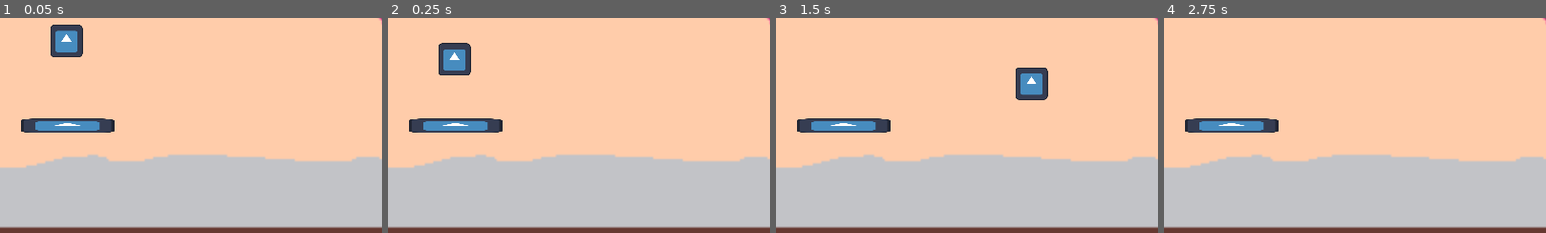
Above: before the commit, frames 1-4 (left to right).
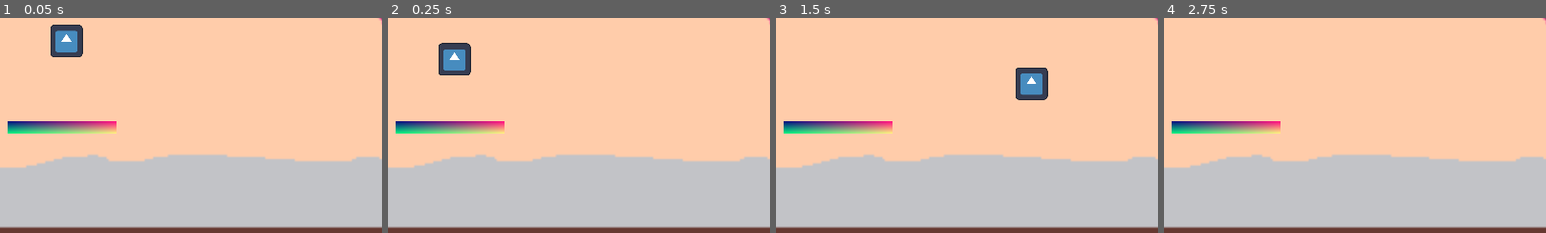
Above: after the commit, the same moments.

Repository: razzius/oxygen-farm
Game: Godot game, scene res://main.tscn
The game is run twice, just before and just after one commit, with the same random seed, the same clock (stepped at 60 frames per second) and the same inputs. The engine's default icon, where the game draws it, is replaced by a stand-in: a white triangle on a blue panel in a dark square.
Inputs:
- Up to frame 1 (0.05 s): no input
- Up to frame 2 (0.25 s): no input
- Up to frame 3 (1.5 s): hold Shift (shift) 0.53-1.28 s; hold D (right) from 0.53 s (still down); tap W (up) at 0.77 s; tap Shift (shift) at 1.35 s
- Up to frame 4 (2.75 s): tap W (up) at 1.52 s; release D (right) at 2.03 s; hold Left (left) from 2.03 s (still down); hold Shift (shift) from 2.03 s (still down)
The pictures show only the part of the screen within x 38-88%, y 44-94%; the shares and areas given below are measured in that part.

The runs differ from the first frame. In frame 1, 2.0% of the frame differs, in the area x 2-31%, y 46-54%; in frame 2, 2.0%; in frame 3, 2.0%; in frame 4, 2.0%.

Commit message:
Sick nasty SHADER platform

Diff:
--- a/main.tscn
+++ b/main.tscn
@@ -1,30 +1,49 @@
-[gd_scene load_steps=5 format=3 uid="uid://bdy3tagav4qmb"]
+[gd_scene load_steps=11 format=3 uid="uid://bdy3tagav4qmb"]
 
 [ext_resource type="PackedScene" uid="uid://ba0hqbqmx7rha" path="res://player.tscn" id="1_pwm58"]
-[ext_resource type="Texture2D" uid="uid://cae5003q3i5iy" path="res://icon.svg" id="2_johkk"]
+[ext_resource type="Shader" path="res://razzishader.gdshader" id="2_gyp2u"]
+[ext_resource type="Texture2D" uid="uid://cae5003q3i5iy" path="res://icon.svg" id="3_4ldu5"]
 [ext_resource type="Texture2D" uid="uid://ll0agfil831v" path="res://art/mockup.png" id="3_ce1ep"]
+
+[sub_resource type="ShaderMaterial" id="ShaderMaterial_uew2f"]
+shader = ExtResource("2_gyp2u")
+
+[sub_resource type="ShaderMaterial" id="ShaderMaterial_0nsgx"]
+shader = ExtResource("2_gyp2u")
+
+[sub_resource type="ShaderMaterial" id="ShaderMaterial_rhgpg"]
 
 [sub_resource type="RectangleShape2D" id="RectangleShape2D_p8x5v"]
 size = Vector2(164, 20)
 
+[sub_resource type="ShaderMaterial" id="ShaderMaterial_8jrpg"]
+shader = ExtResource("2_gyp2u")
+
+[sub_resource type="ShaderMaterial" id="ShaderMaterial_5ea2y"]
+
 [node name="Main" type="Node2D"]
+material = SubResource("ShaderMaterial_uew2f")
 
 [node name="Player" parent="." instance=ExtResource("1_pwm58")]
 position = Vector2(537, 319)
 
 [node name="StaticBody2D" type="StaticBody2D" parent="."]
-
-[node name="Icon" type="Sprite2D" parent="StaticBody2D"]
-position = Vector2(539.5, 447.5)
-scale = Vector2(1.10156, 0.164062)
-texture = ExtResource("2_johkk")
+material = SubResource("ShaderMaterial_0nsgx")
 
 [node name="CollisionShape2D" type="CollisionShape2D" parent="StaticBody2D"]
+material = SubResource("ShaderMaterial_rhgpg")
 position = Vector2(531, 450)
 shape = SubResource("RectangleShape2D_p8x5v")
 
+[node name="Sprite2D" type="Sprite2D" parent="StaticBody2D"]
+material = SubResource("ShaderMaterial_8jrpg")
+position = Vector2(531, 450)
+scale = Vector2(1.28125, 0.15625)
+texture = ExtResource("3_4ldu5")
+
 [node name="Sprite2D" type="Sprite2D" parent="."]
 z_index = -1
+material = SubResource("ShaderMaterial_5ea2y")
 position = Vector2(573, 327)
 scale = Vector2(3.18889, 3.22)
 texture = ExtResource("3_ce1ep")
--- /dev/null
+++ b/razzishader.gdshader
@@ -0,0 +1,16 @@
+shader_type canvas_item;
+
+void vertex() {
+	// Called for every vertex the material is visible on.
+}
+
+void fragment() {
+	//COLOR = vec4(0.4, 0.6, 0.9, 1.0);
+	COLOR = vec4(UV, 0.5, 1.0);
+// Called for every pixel the material is visible on.
+}
+
+//void light() {
+	// Called for every pixel for every light affecting the material.
+	// Uncomment to replace the default light processing function with this one.
+//}
--- /dev/null
+++ b/razzivisualshader.tres
@@ -0,0 +1,32 @@
+[gd_resource type="VisualShader" load_steps=2 format=3 uid="uid://xo8po6qjileg"]
+
+[sub_resource type="VisualShaderNodeVec3Parameter" id="VisualShaderNodeVec3Parameter_s1ek8"]
+expanded_output_ports = [0]
+parameter_name = "Vector3Parameter"
+default_value_enabled = true
+default_value = Vector3(1, 0, 0)
+
+[resource]
+code = "shader_type spatial;
+render_mode blend_mix, depth_draw_opaque, cull_back, diffuse_lambert, specular_schlick_ggx;
+
+uniform vec3 Vector3Parameter = vec3(1.000000, 0.000000, 0.000000);
+
+
+
+void fragment() {
+// Vector3Parameter:3
+	vec3 n_out3p0 = Vector3Parameter;
+	float n_out3p1 = n_out3p0.r;
+
+
+// Output:0
+	ALBEDO = vec3(n_out3p1);
+
+
+}
+"
+nodes/fragment/0/position = Vector2(460, 120)
+nodes/fragment/3/node = SubResource("VisualShaderNodeVec3Parameter_s1ek8")
+nodes/fragment/3/position = Vector2(-440, -460)
+nodes/fragment/connections = PackedInt32Array(3, 1, 0, 0)
